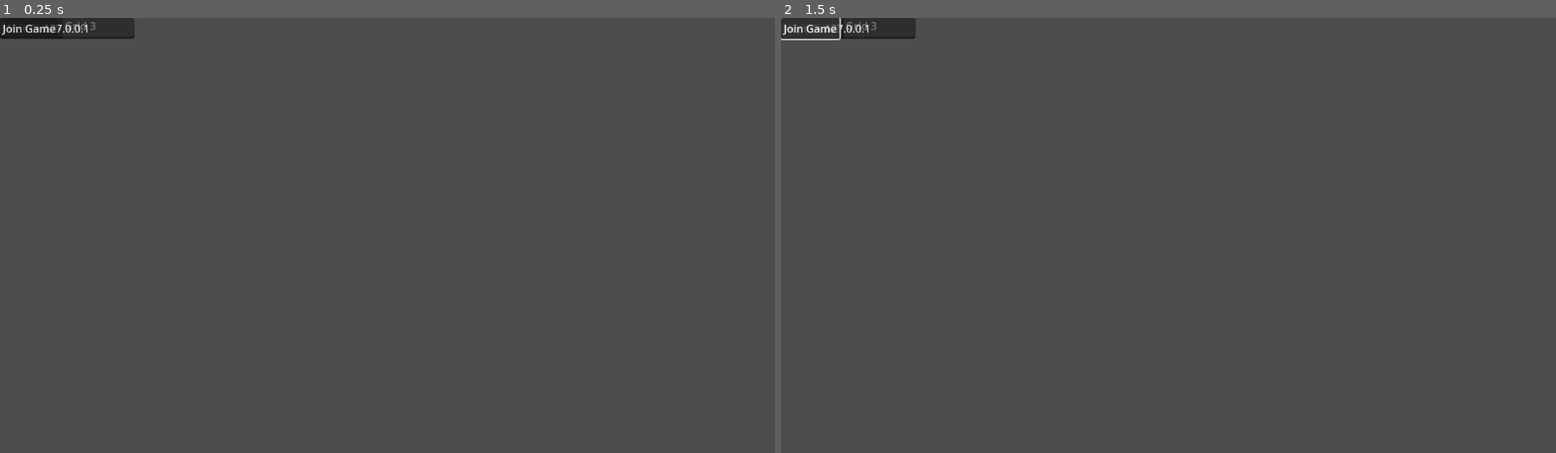
Above: before the commit, frames 1-2 (left to right).
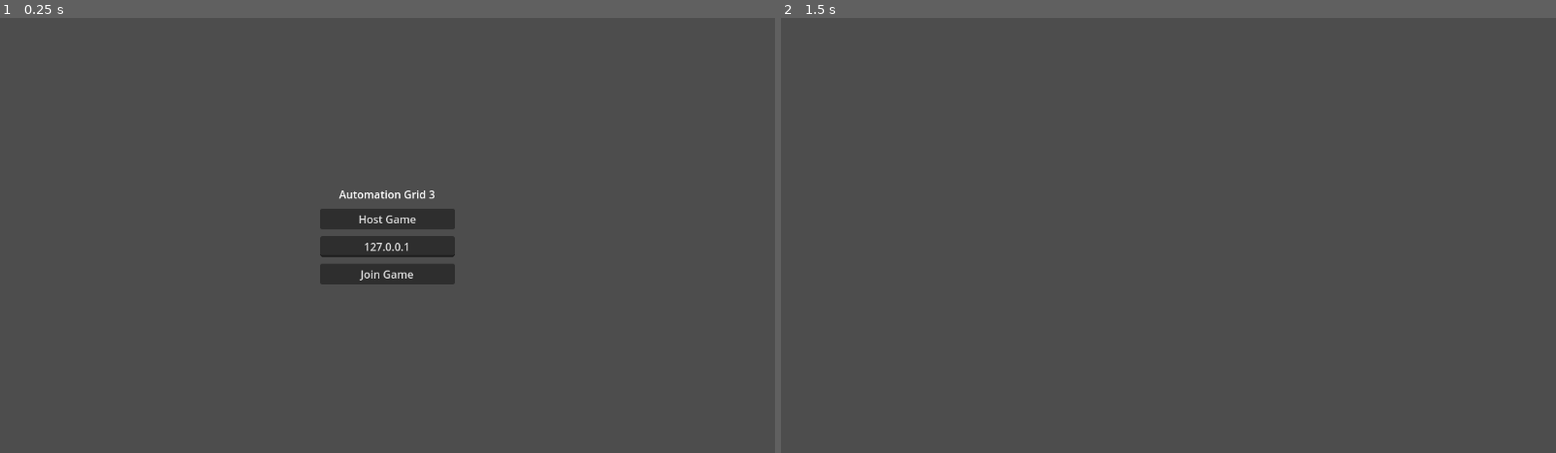
Above: after the commit, the same moments.

Repository: BerkZerker/Automation-Grid-3
Game: Godot game, scene res://src/ui/main_menu.tscn
Same seed, same stepped clock (60 frames per second), same inputs: the game is played once before the commit and once after it. Before the commit the project has no main scene; this scene is started directly in both runs.
Inputs (mouse positions are in pixels of both pictures, inside the frame that each line leads up to):
- Up to frame 1 (0.25 s): no input
- Up to frame 2 (1.5 s): click "Host Game" at 0.5 s; click (812, 26) at 1.25 s, where only the run before the commit has a clickable "Join Game"

The runs differ from the first frame. In frame 1, 3.3% of the frame differs, in the area x 0-59%, y 0-62%; in frame 2, 0.7%.
Error before the commit: Invalid access to property or key 'connected_to_server' on a base object of type 'Node (network_manager.gd)'. (res://src/ui/main_menu.gd:7)

Commit message:
Major features v1

Diff:
--- a/icon.svg
+++ /dev/null
@@ -1 +0,0 @@
-<svg xmlns="http://www.w3.org/2000/svg" width="128" height="128"><rect width="124" height="124" x="2" y="2" fill="#363d52" stroke="#212532" stroke-width="4" rx="14"/><g fill="#fff" transform="translate(12.322 12.322)scale(.101)"><path d="M105 673v33q407 354 814 0v-33z"/><path fill="#478cbf" d="m105 673 152 14q12 1 15 14l4 67 132 10 8-61q2-11 15-15h162q13 4 15 15l8 61 132-10 4-67q3-13 15-14l152-14V427q30-39 56-81-35-59-83-108-43 20-82 47-40-37-88-64 7-51 8-102-59-28-123-42-26 43-46 89-49-7-98 0-20-46-46-89-64 14-123 42 1 51 8 102-48 27-88 64-39-27-82-47-48 49-83 108 26 42 56 81zm0 33v39c0 276 813 276 814 0v-39l-134 12-5 69q-2 10-14 13l-162 11q-12 0-16-11l-10-65H446l-10 65q-4 11-16 11l-162-11q-12-3-14-13l-5-69z"/><path d="M483 600c0 34 58 34 58 0v-86c0-34-58-34-58 0z"/><circle cx="725" cy="526" r="90"/><circle cx="299" cy="526" r="90"/></g><g fill="#414042" transform="translate(12.322 12.322)scale(.101)"><circle cx="307" cy="532" r="60"/><circle cx="717" cy="532" r="60"/></g></svg>
--- a/project.godot
+++ b/project.godot
@@ -11,9 +11,42 @@
 [application]
 
 config/name="Automation Grid 3"
+run/main_scene="uid://bmynu84lusbgd"
 config/features=PackedStringArray("4.5", "Forward Plus")
-config/icon="res://icon.svg"
 
 [autoload]
 
 NetworkManager="*res://src/autoload/network_manager.gd"
+
+[input]
+
+move_forward={
+"deadzone": 0.2,
+"events": [Object(InputEventKey,"resource_local_to_scene":false,"resource_name":"","device":-1,"window_id":0,"alt_pressed":false,"shift_pressed":false,"ctrl_pressed":false,"meta_pressed":false,"pressed":false,"keycode":0,"physical_keycode":87,"key_label":0,"unicode":119,"location":0,"echo":false,"script":null)
+]
+}
+move_backward={
+"deadzone": 0.2,
+"events": [Object(InputEventKey,"resource_local_to_scene":false,"resource_name":"","device":-1,"window_id":0,"alt_pressed":false,"shift_pressed":false,"ctrl_pressed":false,"meta_pressed":false,"pressed":false,"keycode":0,"physical_keycode":83,"key_label":0,"unicode":115,"location":0,"echo":false,"script":null)
+]
+}
+move_left={
+"deadzone": 0.2,
+"events": [Object(InputEventKey,"resource_local_to_scene":false,"resource_name":"","device":-1,"window_id":0,"alt_pressed":false,"shift_pressed":false,"ctrl_pressed":false,"meta_pressed":false,"pressed":false,"keycode":0,"physical_keycode":65,"key_label":0,"unicode":97,"location":0,"echo":false,"script":null)
+]
+}
+move_right={
+"deadzone": 0.2,
+"events": [Object(InputEventKey,"resource_local_to_scene":false,"resource_name":"","device":-1,"window_id":0,"alt_pressed":false,"shift_pressed":false,"ctrl_pressed":false,"meta_pressed":false,"pressed":false,"keycode":0,"physical_keycode":68,"key_label":0,"unicode":100,"location":0,"echo":false,"script":null)
+]
+}
+jump={
+"deadzone": 0.2,
+"events": [Object(InputEventKey,"resource_local_to_scene":false,"resource_name":"","device":-1,"window_id":0,"alt_pressed":false,"shift_pressed":false,"ctrl_pressed":false,"meta_pressed":false,"pressed":false,"keycode":0,"physical_keycode":32,"key_label":0,"unicode":32,"location":0,"echo":false,"script":null)
+]
+}
+build={
+"deadzone": 0.2,
+"events": [Object(InputEventMouseButton,"resource_local_to_scene":false,"resource_name":"","device":-1,"window_id":0,"alt_pressed":false,"shift_pressed":false,"ctrl_pressed":false,"meta_pressed":false,"button_mask":1,"position":Vector2(532, 26),"global_position":Vector2(551, 122),"factor":1.0,"button_index":1,"canceled":false,"pressed":true,"double_click":false,"script":null)
+]
+}
--- a/src/autoload/network_manager.gd
+++ b/src/autoload/network_manager.gd
@@ -3,6 +3,8 @@
 signal player_connected(peer_id: int, player_info: Dictionary)
 signal player_disconnected(peer_id: int)
 signal server_disconnected
+signal connected_to_server
+signal connection_failed
 
 const PORT = 7000
 const DEFAULT_SERVER_IP = "127.0.0.1"
@@ -58,10 +60,12 @@
 	print("Successfully connected to server")
 	# Register ourselves with the server (and by extension other clients if server relays)
 	_register_player.rpc_id(1, player_info)
+	connected_to_server.emit()
 
 func _on_connection_fail() -> void:
 	push_error("Connection failed")
 	multiplayer.multiplayer_peer = null
+	connection_failed.emit()
 
 func _on_server_disconnected() -> void:
 	print("Server disconnected")
--- /dev/null
+++ b/src/buildings/base_building.gd
@@ -0,0 +1,31 @@
+extends Node3D
+
+@export var data: Resource # BuildingData
+var inventory: Inventory
+var timer: Timer
+
+@onready var label = $Label3D
+
+func _ready():
+	inventory = Inventory.new()
+	add_child(inventory)
+
+	if multiplayer.is_server():
+		timer = Timer.new()
+		timer.wait_time = 1.0
+		timer.autostart = true
+		timer.timeout.connect(_on_tick)
+		add_child(timer)
+
+func _on_tick():
+	if not multiplayer.is_server():
+		return
+
+	inventory.add_item("iron_ore", 1)
+	_update_label()
+
+func _update_label():
+	var total = 0
+	for slot in inventory.slots:
+		total += slot.count
+	label.text = str(total)
--- /dev/null
+++ b/src/buildings/base_building.tscn
@@ -0,0 +1,31 @@
+[gd_scene load_steps=5 format=3 uid="uid://dw8v8qk51lxgg"]
+
+[ext_resource type="Script" uid="uid://cmk8ojm361vka" path="res://src/buildings/base_building.gd" id="1_script"]
+
+[sub_resource type="BoxMesh" id="BoxMesh_1"]
+
+[sub_resource type="BoxShape3D" id="BoxShape3D_1"]
+
+[sub_resource type="SceneReplicationConfig" id="SceneReplicationConfig_1"]
+properties/0/path = NodePath("Label3D:text")
+properties/0/spawn = true
+properties/0/replication_mode = 2
+
+[node name="BaseBuilding" type="Node3D"]
+script = ExtResource("1_script")
+
+[node name="MeshInstance3D" type="MeshInstance3D" parent="."]
+transform = Transform3D(1, 0, 0, 0, 1, 0, 0, 0, 1, 0, 0.5, 0)
+mesh = SubResource("BoxMesh_1")
+
+[node name="CollisionShape3D" type="CollisionShape3D" parent="."]
+transform = Transform3D(1, 0, 0, 0, 1, 0, 0, 0, 1, 0, 0.5, 0)
+shape = SubResource("BoxShape3D_1")
+
+[node name="Label3D" type="Label3D" parent="."]
+transform = Transform3D(1, 0, 0, 0, 1, 0, 0, 0, 1, 0, 1.5, 0)
+billboard = 1
+text = "0"
+
+[node name="MultiplayerSynchronizer" type="MultiplayerSynchronizer" parent="."]
+replication_config = SubResource("SceneReplicationConfig_1")
--- /dev/null
+++ b/src/core/building_data.gd
@@ -0,0 +1,8 @@
+extends Resource
+class_name BuildingData
+
+@export var name: String = "Building"
+@export var id: String = "building_base"
+@export var mesh: Mesh
+@export var size: Vector2i = Vector2i(1, 1) # Width, Depth
+@export var scene_path: String = ""
--- /dev/null
+++ b/src/core/inventory.gd
@@ -0,0 +1,41 @@
+extends Node
+class_name Inventory
+
+signal inventory_changed
+
+# Array of { "id": "iron_ore", "count": 10 }
+var slots: Array = []
+@export var max_slots: int = 10
+
+func add_item(id: String, count: int) -> int:
+	# Try to stack
+	for slot in slots:
+		if slot.id == id:
+			slot.count += count
+			inventory_changed.emit()
+			return 0 # Remaining
+
+	# New slot
+	if slots.size() < max_slots:
+		slots.append({"id": id, "count": count})
+		inventory_changed.emit()
+		return 0
+
+	return count # Could not fit
+
+func remove_item(id: String, count: int) -> bool:
+	for i in range(slots.size()):
+		if slots[i].id == id:
+			if slots[i].count >= count:
+				slots[i].count -= count
+				if slots[i].count == 0:
+					slots.remove_at(i)
+				inventory_changed.emit()
+				return true
+			else:
+				# Partial remove not implemented for simple check
+				return false
+	return false
+
+func get_contents() -> Array:
+	return slots
--- /dev/null
+++ b/src/core/item_data.gd
@@ -0,0 +1,6 @@
+extends Resource
+class_name ItemData
+
+@export var name: String = "Item"
+@export var id: String = "item"
+@export var stack_size: int = 64
--- /dev/null
+++ b/src/main/game_world.gd
@@ -0,0 +1,59 @@
+extends Node3D
+
+@onready var players_node = $Players
+@onready var buildings_node = $Buildings
+@onready var spawner = $MultiplayerSpawner
+@onready var building_spawner = $BuildingSpawner
+
+const PLAYER_SCENE = preload("uid://55ag32rqaqfg")
+const BUILDING_SCENE = preload("uid://dw8v8qk51lxgg")
+
+func _ready():
+	# We need to add the player scene to the spawner's list via code if not in editor
+	# But typically spawner needs it in resource.
+	# We will try to rely on the .tscn file having it, or add it here.
+	spawner.add_spawnable_scene("uid://55ag32rqaqfg")
+	building_spawner.add_spawnable_scene("uid://dw8v8qk51lxgg")
+
+	if multiplayer.is_server():
+		# Spawn existing players (host)
+		for peer_id in NetworkManager.players:
+			add_player(peer_id)
+
+		# Listen for new ones
+		NetworkManager.player_connected.connect(add_player)
+		NetworkManager.player_disconnected.connect(remove_player)
+
+@rpc("any_peer", "reliable")
+func request_place_building(pos: Vector3i, _type: String):
+	# Server only logic
+	if not multiplayer.is_server():
+		return
+
+	# Validate position (basic check: is it already occupied?)
+	# For MVP, we just check if a node exists at that grid coord name
+	var node_name = "B_%d_%d_%d" % [pos.x, pos.y, pos.z]
+	if buildings_node.has_node(node_name):
+		print("Position occupied: %s" % pos)
+		return
+
+	# Spawn
+	var b = BUILDING_SCENE.instantiate()
+	b.name = node_name
+	b.position = Vector3(pos.x, pos.y, pos.z)
+	buildings_node.add_child(b, true)
+	print("Placed building at %s" % pos)
+
+func add_player(peer_id: int, _info: Dictionary = {}):
+	if players_node.has_node(str(peer_id)):
+		return
+
+	var p = PLAYER_SCENE.instantiate()
+	p.name = str(peer_id)
+	players_node.add_child(p, true) # true = force readable name
+	print("Spawned player %d" % peer_id)
+
+func remove_player(peer_id: int):
+	if players_node.has_node(str(peer_id)):
+		players_node.get_node(str(peer_id)).queue_free()
+		print("Removed player %d" % peer_id)
--- /dev/null
+++ b/src/main/game_world.tscn
@@ -0,0 +1,36 @@
+[gd_scene load_steps=6 format=3 uid="uid://dhvvhsx3xeqv4"]
+
+[ext_resource type="Script" uid="uid://c0chk4tdw8i1y" path="res://src/main/game_world.gd" id="1_script"]
+[ext_resource type="Script" uid="uid://5h6oxfgntan5" path="res://src/terrain/chunk_manager.gd" id="2_terrain"]
+
+[sub_resource type="ProceduralSkyMaterial" id="ProceduralSkyMaterial_1"]
+
+[sub_resource type="Sky" id="Sky_1"]
+sky_material = SubResource("ProceduralSkyMaterial_1")
+
+[sub_resource type="Environment" id="Environment_1"]
+background_mode = 2
+sky = SubResource("Sky_1")
+
+[node name="GameWorld" type="Node3D"]
+script = ExtResource("1_script")
+
+[node name="DirectionalLight3D" type="DirectionalLight3D" parent="."]
+transform = Transform3D(0.866025, -0.433013, 0.25, 0, 0.5, 0.866025, -0.5, -0.75, 0.433013, 0, 10, 0)
+shadow_enabled = true
+
+[node name="WorldEnvironment" type="WorldEnvironment" parent="."]
+environment = SubResource("Environment_1")
+
+[node name="MultiplayerSpawner" type="MultiplayerSpawner" parent="."]
+spawn_path = NodePath("../Players")
+
+[node name="BuildingSpawner" type="MultiplayerSpawner" parent="."]
+spawn_path = NodePath("../Buildings")
+
+[node name="Players" type="Node3D" parent="."]
+
+[node name="Buildings" type="Node3D" parent="."]
+
+[node name="Terrain" type="Node3D" parent="."]
+script = ExtResource("2_terrain")
--- /dev/null
+++ b/src/player/player.gd
@@ -0,0 +1,77 @@
+extends CharacterBody3D
+
+const SPEED = 5.0
+const JUMP_VELOCITY = 4.5
+const GRAVITY = 9.8
+
+@onready var camera = $Camera3D
+@onready var sync = $MultiplayerSynchronizer
+var ray: RayCast3D
+
+func _enter_tree():
+	set_multiplayer_authority(name.to_int())
+
+func _ready():
+	if is_multiplayer_authority():
+		camera.current = true
+		position = Vector3(0, 50, 0) # Spawn high
+
+		# Setup Raycast
+		ray = RayCast3D.new()
+		camera.add_child(ray)
+		ray.target_position = Vector3(0, 0, -10)
+		ray.enabled = true
+
+	# Setup replication if not done in editor
+	var config = SceneReplicationConfig.new()
+	config.add_property(".:position")
+	config.add_property(".:rotation")
+	sync.replication_config = config
+
+func _physics_process(delta):
+	if not is_multiplayer_authority():
+		return
+
+	if not is_on_floor():
+		velocity.y -= GRAVITY * delta
+
+	if Input.is_action_just_pressed("jump") and is_on_floor():
+		velocity.y = JUMP_VELOCITY
+
+	var input_dir = Input.get_vector("move_left", "move_right", "move_forward", "move_backward")
+	var direction = (transform.basis * Vector3(input_dir.x, 0, input_dir.y)).normalized()
+
+	if direction:
+		velocity.x = direction.x * SPEED
+		velocity.z = direction.z * SPEED
+	else:
+		velocity.x = move_toward(velocity.x, 0, SPEED)
+		velocity.z = move_toward(velocity.z, 0, SPEED)
+
+	move_and_slide()
+
+func _unhandled_input(event):
+	if not is_multiplayer_authority():
+		return
+
+	if event.is_action_pressed("build"): # Space or Enter usually, but let's use Click if mapped, or define 'fire'
+		# For MVP let's use 'ui_accept' (Space) for jump, so we need a build key.
+		# Let's assume 'ui_focus_next' (Tab) or just check Mouse Button.
+		pass
+
+	if event is InputEventMouseButton and event.pressed and event.button_index == MOUSE_BUTTON_LEFT:
+		if ray.is_colliding():
+			var point = ray.get_collision_point()
+			var norm = ray.get_collision_normal()
+			# Place ON the face
+			var place_pos = point + norm * 0.5
+			var grid_pos = Vector3i(floor(place_pos.x), floor(place_pos.y), floor(place_pos.z))
+
+			# Call RPC on GameWorld. GameWorld is 2 levels up (Player -> Players -> GameWorld)
+			# Or use group.
+			var world = get_node("/root/GameWorld") # Absolute path might fail if scene name changes
+			if not world:
+				world = get_node("../..")
+
+			if world.has_method("request_place_building"):
+				world.request_place_building.rpc_id(1, grid_pos, "base")
--- /dev/null
+++ b/src/player/player.tscn
@@ -0,0 +1,21 @@
+[gd_scene load_steps=4 format=3 uid="uid://55ag32rqaqfg"]
+
+[ext_resource type="Script" uid="uid://cewvav71qgxk0" path="res://src/player/player.gd" id="1_script"]
+
+[sub_resource type="CapsuleShape3D" id="CapsuleShape3D_1"]
+
+[sub_resource type="CapsuleMesh" id="CapsuleMesh_1"]
+
+[node name="Player" type="CharacterBody3D"]
+script = ExtResource("1_script")
+
+[node name="CollisionShape3D" type="CollisionShape3D" parent="."]
+shape = SubResource("CapsuleShape3D_1")
+
+[node name="MeshInstance3D" type="MeshInstance3D" parent="."]
+mesh = SubResource("CapsuleMesh_1")
+
+[node name="Camera3D" type="Camera3D" parent="."]
+transform = Transform3D(1, 0, 0, 0, 1, 0, 0, 0, 1, 0, 1.5, 0)
+
+[node name="MultiplayerSynchronizer" type="MultiplayerSynchronizer" parent="."]
--- /dev/null
+++ b/src/terrain/chunk.gd
@@ -0,0 +1,94 @@
+extends MeshInstance3D
+
+const CHUNK_SIZE = 16
+var chunk_x: int
+var chunk_z: int
+var generator: Resource # TerrainGenerator
+
+func init(x: int, z: int, gen: Resource):
+	chunk_x = x
+	chunk_z = z
+	generator = gen
+	# Shift position
+	position = Vector3(x * CHUNK_SIZE, 0, z * CHUNK_SIZE)
+
+func generate():
+	var st = SurfaceTool.new()
+	st.begin(Mesh.PRIMITIVE_TRIANGLES)
+
+	# Simple material (placeholder)
+	var mat = StandardMaterial3D.new()
+	mat.albedo_color = Color.FOREST_GREEN
+	st.set_material(mat)
+
+	for x in range(CHUNK_SIZE):
+		for z in range(CHUNK_SIZE):
+			var global_x = chunk_x * CHUNK_SIZE + x
+			var global_z = chunk_z * CHUNK_SIZE + z
+			var h = generator.get_height(global_x, global_z)
+
+			# Generate the top block
+			_add_cube(st, Vector3(x, h, z))
+
+			# Ideally we fill down, but for MVP just the surface
+			# If we want to mine, we need data, not just mesh.
+			# For now, just surface.
+
+	st.generate_normals()
+	mesh = st.commit()
+	create_trimesh_collision()
+
+func _add_cube(st: SurfaceTool, pos: Vector3):
+	# Top
+	st.set_uv(Vector2(0, 0)); st.add_vertex(pos + Vector3(0, 1, 0))
+	st.set_uv(Vector2(1, 0)); st.add_vertex(pos + Vector3(1, 1, 0))
+	st.set_uv(Vector2(1, 1)); st.add_vertex(pos + Vector3(1, 1, 1))
+
+	st.set_uv(Vector2(0, 0)); st.add_vertex(pos + Vector3(0, 1, 0))
+	st.set_uv(Vector2(1, 1)); st.add_vertex(pos + Vector3(1, 1, 1))
+	st.set_uv(Vector2(0, 1)); st.add_vertex(pos + Vector3(0, 1, 1))
+
+	# Front
+	st.set_uv(Vector2(0, 0)); st.add_vertex(pos + Vector3(0, 0, 1))
+	st.set_uv(Vector2(1, 0)); st.add_vertex(pos + Vector3(1, 0, 1))
+	st.set_uv(Vector2(1, 1)); st.add_vertex(pos + Vector3(1, 1, 1))
+
+	st.set_uv(Vector2(0, 0)); st.add_vertex(pos + Vector3(0, 0, 1))
+	st.set_uv(Vector2(1, 1)); st.add_vertex(pos + Vector3(1, 1, 1))
+	st.set_uv(Vector2(0, 1)); st.add_vertex(pos + Vector3(0, 1, 1))
+
+	# Right
+	st.set_uv(Vector2(0, 0)); st.add_vertex(pos + Vector3(1, 0, 1))
+	st.set_uv(Vector2(1, 0)); st.add_vertex(pos + Vector3(1, 0, 0))
+	st.set_uv(Vector2(1, 1)); st.add_vertex(pos + Vector3(1, 1, 0))
+
+	st.set_uv(Vector2(0, 0)); st.add_vertex(pos + Vector3(1, 0, 1))
+	st.set_uv(Vector2(1, 1)); st.add_vertex(pos + Vector3(1, 1, 0))
+	st.set_uv(Vector2(0, 1)); st.add_vertex(pos + Vector3(1, 1, 1))
+
+	# Back
+	st.set_uv(Vector2(0, 0)); st.add_vertex(pos + Vector3(1, 0, 0))
+	st.set_uv(Vector2(1, 0)); st.add_vertex(pos + Vector3(0, 0, 0))
+	st.set_uv(Vector2(1, 1)); st.add_vertex(pos + Vector3(0, 1, 0))
+
+	st.set_uv(Vector2(0, 0)); st.add_vertex(pos + Vector3(1, 0, 0))
+	st.set_uv(Vector2(1, 1)); st.add_vertex(pos + Vector3(0, 1, 0))
+	st.set_uv(Vector2(0, 1)); st.add_vertex(pos + Vector3(1, 1, 0))
+
+	# Left
+	st.set_uv(Vector2(0, 0)); st.add_vertex(pos + Vector3(0, 0, 0))
+	st.set_uv(Vector2(1, 0)); st.add_vertex(pos + Vector3(0, 0, 1))
+	st.set_uv(Vector2(1, 1)); st.add_vertex(pos + Vector3(0, 1, 1))
+
+	st.set_uv(Vector2(0, 0)); st.add_vertex(pos + Vector3(0, 0, 0))
+	st.set_uv(Vector2(1, 1)); st.add_vertex(pos + Vector3(0, 1, 1))
+	st.set_uv(Vector2(0, 1)); st.add_vertex(pos + Vector3(0, 1, 0))
+
+	# Bottom (Optional, usually hidden unless overhang)
+	st.set_uv(Vector2(0, 0)); st.add_vertex(pos + Vector3(0, 0, 1))
+	st.set_uv(Vector2(1, 0)); st.add_vertex(pos + Vector3(1, 0, 1))
+	st.set_uv(Vector2(1, 1)); st.add_vertex(pos + Vector3(1, 0, 0))
+
+	st.set_uv(Vector2(0, 0)); st.add_vertex(pos + Vector3(0, 0, 1))
+	st.set_uv(Vector2(1, 1)); st.add_vertex(pos + Vector3(1, 0, 0))
+	st.set_uv(Vector2(0, 1)); st.add_vertex(pos + Vector3(0, 0, 0))
--- /dev/null
+++ b/src/terrain/chunk.tscn
@@ -0,0 +1,6 @@
+[gd_scene load_steps=2 format=3 uid="uid://cwm2g5cox1b2q"]
+
+[ext_resource type="Script" uid="uid://c6pyksvsc3f4s" path="res://src/terrain/chunk.gd" id="1_script"]
+
+[node name="Chunk" type="MeshInstance3D"]
+script = ExtResource("1_script")
--- /dev/null
+++ b/src/terrain/chunk_manager.gd
@@ -0,0 +1,45 @@
+extends Node3D
+
+@export var view_distance: int = 4
+@export var chunk_scene: PackedScene = preload("uid://cwm2g5cox1b2q")
+
+var loaded_chunks: Dictionary = {} # Vector2i -> Chunk Node
+var generator: TerrainGenerator
+var player: Node3D
+
+func _ready():
+	generator = TerrainGenerator.new()
+	generator.setup(12345) # Static seed for now, or sync it
+
+func _process(_delta):
+	# Find local player
+	if not player:
+		# In multiplayer, we look for the player that is the authority?
+		# Or rather, the viewport's camera?
+		# For this client, we look for the player with the name == my peer id
+		var id = multiplayer.get_unique_id()
+		var p_node = get_node_or_null("../Players/" + str(id))
+		if p_node:
+			player = p_node
+
+	if player:
+		_update_chunks()
+
+func _update_chunks():
+	var px = int(player.position.x) / 16.0
+	var pz = int(player.position.z) / 16.0
+
+	for x in range(px - view_distance, px + view_distance + 1):
+		for z in range(pz - view_distance, pz + view_distance + 1):
+			var key = Vector2i(x, z)
+			if not loaded_chunks.has(key):
+				_load_chunk(key)
+
+func _load_chunk(key: Vector2i):
+	var chunk = chunk_scene.instantiate()
+	add_child(chunk)
+	chunk.init(key.x, key.y, generator)
+
+	# Defer generation to spread load
+	chunk.generate()
+	loaded_chunks[key] = chunk
--- /dev/null
+++ b/src/terrain/terrain_generator.gd
@@ -0,0 +1,23 @@
+extends Resource
+class_name TerrainGenerator
+
+@export var world_seed: int = 0
+@export var frequency: float = 0.01
+@export var octaves: int = 4
+
+var noise: FastNoiseLite
+
+func setup(_seed: int):
+	world_seed = _seed
+	noise = FastNoiseLite.new()
+	noise.seed = world_seed
+	noise.frequency = frequency
+	noise.fractal_octaves = octaves
+	noise.noise_type = FastNoiseLite.TYPE_PERLIN
+
+func get_height(x: int, z: int) -> int:
+	if not noise:
+		setup(world_seed)
+	# Map -1..1 to something like 0..30
+	var val = noise.get_noise_2d(x, z)
+	return int((val + 1.0) * 15.0) + 1
--- a/src/ui/main_menu.gd
+++ b/src/ui/main_menu.gd
@@ -1,6 +1,6 @@
 extends Control
 
-@onready var address_input: LineEdit = $CenterContainer/VBoxContainer/JoinAddress
+@onready var address_input: LineEdit = %JoinAddress
 
 func _ready() -> void:
 	NetworkManager.player_connected.connect(_on_player_connected)
@@ -13,7 +13,7 @@
 func _on_join_button_pressed() -> void:
 	NetworkManager.join_game(address_input.text)
 
-func _on_player_connected(id: int, info: Dictionary) -> void:
+func _on_player_connected(_id: int, _info: Dictionary) -> void:
 	# This is called when WE connect (id 1 for host) or someone else connects
 	# But for the client joining, they need 'connected_to_server'
 	pass
@@ -22,4 +22,4 @@
 	_start_game()
 
 func _start_game() -> void:
-	get_tree().change_scene_to_file("res://src/main/game_world.tscn")
+	get_tree().change_scene_to_file("uid://dhvvhsx3xeqv4")
--- a/src/ui/main_menu.tscn
+++ b/src/ui/main_menu.tscn
@@ -23,23 +23,24 @@
 layout_mode = 2
 theme_override_constants/separation = 10
 
-[node name="Label" type="Label" parent="VBoxContainer"]
+[node name="Label" type="Label" parent="CenterContainer/VBoxContainer"]
 layout_mode = 2
 text = "Automation Grid 3"
 horizontal_alignment = 1
 
-[node name="HostButton" type="Button" parent="VBoxContainer"]
+[node name="HostButton" type="Button" parent="CenterContainer/VBoxContainer"]
 layout_mode = 2
 text = "Host Game"
 
-[node name="JoinAddress" type="LineEdit" parent="VBoxContainer"]
+[node name="JoinAddress" type="LineEdit" parent="CenterContainer/VBoxContainer"]
+unique_name_in_owner = true
 custom_minimum_size = Vector2(200, 0)
 layout_mode = 2
 text = "127.0.0.1"
 placeholder_text = "IP Address"
 alignment = 1
 
-[node name="JoinButton" type="Button" parent="VBoxContainer"]
+[node name="JoinButton" type="Button" parent="CenterContainer/VBoxContainer"]
 layout_mode = 2
 text = "Join Game"
 
Not shown, removed: icon.svg.import
Not shown, changed: src/autoload/network_manager.gd.uid
Not shown, added: src/buildings/base_building.gd.uid
Not shown, added: src/core/building_data.gd.uid
Not shown, added: src/core/inventory.gd.uid
Not shown, added: src/core/item_data.gd.uid
Not shown, added: src/main/game_world.gd.uid
Not shown, added: src/player/player.gd.uid
Not shown, added: src/terrain/chunk.gd.uid
Not shown, added: src/terrain/chunk_manager.gd.uid
Not shown, added: src/terrain/terrain_generator.gd.uid
Not shown: 1 places in src/ui/main_menu.tscn that only renumber resources
(and 1 more such lines)
